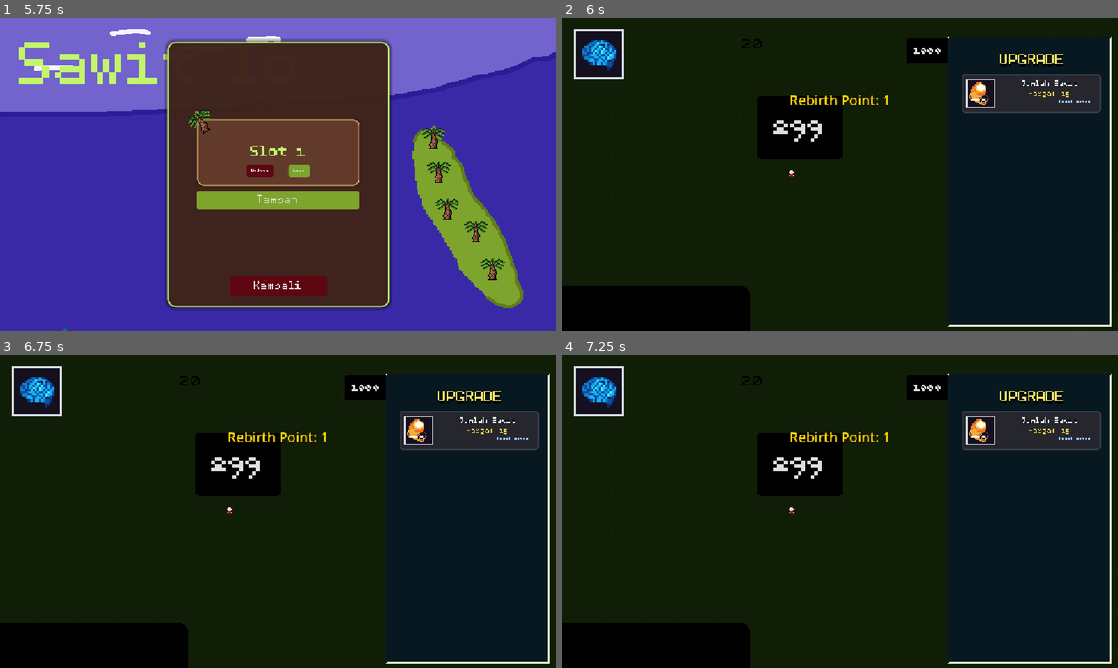
Above: before the commit, frames 1-4 (two rows, left to right).
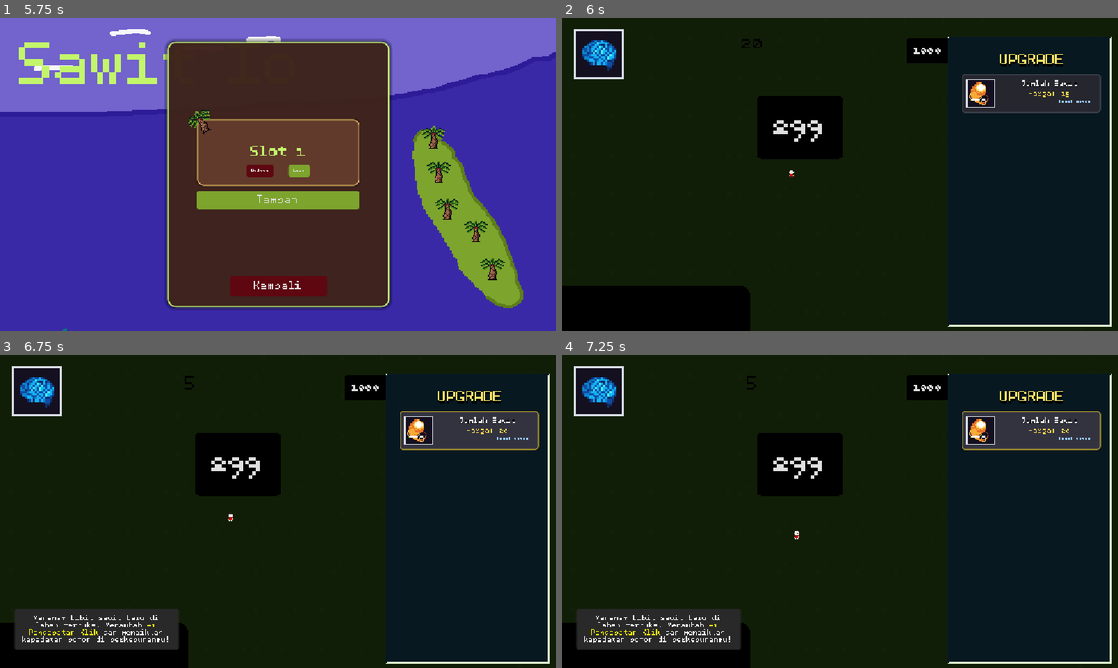
Above: after the commit, the same moments.

Repository: azizul987/Sawit-io
Game: Godot game, scene res://Scene/MainMenui.tscn
Two runs of this game, one before a commit and one after it. Both use one fixed random seed, a clock stepped at 60 frames per second and the inputs below. Sound files missing from this copy of the repository are replaced by a short silence.
Inputs (mouse positions are in pixels of both pictures, inside the frame that each line leads up to):
- Up to frame 1 (5.75 s): click "Mulai" at 0.5 s; tap Enter at 1.25 s; drag from (494, 268) to (450, 208) at 1.27 s; click "Tambah" at 2 s; click "Kembali" at 2.75 s; click "Mulai" at 3.5 s; drag from (478, 230) to (439, 171) at 4.27 s; move the mouse to (478, 230) at 5.02 s; hold Right (ui_right) from 5.03 s (still down); hold Q (zoom_in) from 5.03 s (still down); click (478, 230) at 5.17 s
- Up to frame 2 (6 s): release Right (ui_right) at 5.75 s; release Q (zoom_in) at 5.75 s; click "Load" at 5.75 s
- Up to frame 3 (6.75 s): click (467, 430) at 6.5 s
- Up to frame 4 (7.25 s): no input

Frame 1 is identical in both runs. In frame 2, 0.2% of the frame differs, in the area x 41-59%, y 24-28%; in frame 3, 4.5%; in frame 4, 4.5%, in the area x 2-97%, y 6-95%.

Commit message:
Implementasi 5 mekanik skill permanen rebirth

Diff:
--- a/Logic/Data Templete/Data/Source/Skill.gd
+++ b/Logic/Data Templete/Data/Source/Skill.gd
@@ -6,7 +6,9 @@
 	CLICK_POWER_MULT,
 	AUTO_POINT_PER_SEC,
 	AUTO_POINT_MULT,
-	DISCOUNT_UPGRADE
+	DISCOUNT_UPGRADE,
+	DOUBLE_HARVEST_CHANCE,
+	MAGNET_RADIUS
 }
 
 @export var id: String
--- a/Logic/Data Templete/Data/Source/UpgradeData.gd
+++ b/Logic/Data Templete/Data/Source/UpgradeData.gd
@@ -35,6 +35,10 @@
 func is_unlocked() -> bool:
 	return required_upgrade == null or required_upgrade.current_level >= required_level
 
+func get_discounted_price() -> float:
+	var discounted = price * (1.0 - (Point.upgrade_discount / 100.0))
+	return max(0.0, discounted)
+
 
 func can_upgrade() -> bool:
 	return current_level < max_level
--- a/Logic/Data Templete/Data/ress/Skill_Database_place.tres
+++ b/Logic/Data Templete/Data/ress/Skill_Database_place.tres
@@ -40,7 +40,8 @@
 required_skill_ids = Array[String](["prod_bibit_unggul"])
 cost = Array[int]([20])
 Icon = ExtResource("5_w66aa")
-effect_value = 1.0
+effect_type = 5
+effect_value = 15.0
 metadata/_custom_type_script = "uid://dmslmeqer2n8d"
 
 [sub_resource type="Resource" id="Resource_efi_diskon_tengkulak"]
@@ -64,7 +65,8 @@
 required_skill_ids = Array[String](["efi_diskon_tengkulak"])
 cost = Array[int]([5, 10, 15])
 Icon = ExtResource("7_0wu8a")
-effect_value = 20.0
+effect_type = 6
+effect_value = 250.0
 metadata/_custom_type_script = "uid://dmslmeqer2n8d"
 
 [resource]
--- a/Logic/object_For_skrip/updatebtn.tscn
+++ b/Logic/object_For_skrip/updatebtn.tscn
@@ -56,8 +56,10 @@
 anchor_bottom = 1.0
 grow_horizontal = 2
 grow_vertical = 2
+mouse_filter = 2
 
 [node name="MarginContainer" type="MarginContainer" parent="HBoxContainer" unique_id=151813277]
+mouse_filter = 2
 layout_mode = 2
 theme_override_constants/margin_left = 10
 theme_override_constants/margin_top = 10
@@ -75,12 +77,15 @@
 layout_mode = 2
 theme_override_constants/margin_left = 14
 theme_override_constants/margin_top = 15
+mouse_filter = 2
 
 [node name="VBoxContainer" type="VBoxContainer" parent="HBoxContainer/MarginContainer2" unique_id=1354535279]
+mouse_filter = 2
 layout_mode = 2
 size_flags_horizontal = 3
 
 [node name="Nama" type="Label" parent="HBoxContainer/MarginContainer2/VBoxContainer" unique_id=993452087]
+mouse_filter = 2
 custom_minimum_size = Vector2(170, 16.06)
 layout_mode = 2
 theme_override_colors/font_color = Color(0.9, 0.9, 0.9, 1)
@@ -91,6 +96,7 @@
 horizontal_alignment = 1
 
 [node name="Harga" type="Label" parent="HBoxContainer/MarginContainer2/VBoxContainer" unique_id=2089461872]
+mouse_filter = 2
 custom_minimum_size = Vector2(0, 15.04)
 layout_mode = 2
 theme_override_colors/font_color = Color(1, 0.85, 0.3, 1)
@@ -99,6 +105,7 @@
 horizontal_alignment = 1
 
 [node name="Level" type="Label" parent="HBoxContainer/MarginContainer2/VBoxContainer" unique_id=1322363543]
+mouse_filter = 2
 layout_mode = 2
 theme_override_colors/font_color = Color(0.6, 0.8, 1, 1)
 theme_override_fonts/font = ExtResource("3_1gh37")
--- a/Logic/skrip/Main__Camera.gd
+++ b/Logic/skrip/Main__Camera.gd
@@ -14,10 +14,10 @@
 		Point.main_tree_camera.x,
 		Point.main_tree_camera.y
 	)
-	zoom = Vector2(
-		Point.main_tree_camera.z,
-		Point.main_tree_camera.z
-	)
+	var safe_z: float = Point.main_tree_camera.z
+	if safe_z <= 0.0:
+		safe_z = 1.0
+	zoom = Vector2(safe_z, safe_z)
 	make_current()
 
 
--- a/Logic/skrip/global/point.gd
+++ b/Logic/skrip/global/point.gd
@@ -11,7 +11,9 @@
 var skill_tree_camera: Vector3=Vector3(0,0,1.4)
 var main_tree_camera: Vector3
 var is_skill_tree_open: bool = false
-
+var upgrade_discount: float = 0.0
+var magnet_radius: float = 0.0
+var panen_ganda_chance: float = 0.0
 var TipeWilayahArray:Vector3i#[prov,kab,kec]
 var tipe_wilayah_terbuka: int = 2 # 0: PROVINSI, 1: KABUPATEN, 2: KECAMATAN
 
@@ -48,10 +50,21 @@
 
 # Fungsi raib & sakti untuk menghitung seluruh efek dari Upgrade maupun Skill!
 func recalculate_stats(upgrades_list: Array = [], skills_list: Array = []) -> void:
+	if upgrades_list.is_empty():
+		var up_db = load("res://Logic/Data Templete/Data/ress/updatedatabase.tres")
+		if up_db: upgrades_list = up_db.upgrades
+	if skills_list.is_empty():
+		var sk_db = load("res://Logic/Data Templete/Data/ress/Skill_Database_place.tres")
+		if sk_db: skills_list = sk_db.skills
+
 	var total_click_add: float = base_point_per_click
 	var total_click_mult: float = 1.0
 	var total_auto_add: float = 0.0
 	var total_auto_mult: float = 1.0
+
+	upgrade_discount = 0.0
+	magnet_radius = 0.0
+	panen_ganda_chance = 0.0
 
 	# 1. Hitung efek dari semua Upgrade yang sudah distop/beli
 	for up in upgrades_list:
@@ -78,6 +91,12 @@
 				total_auto_add += val
 			elif sk.effect_type == 3:
 				total_auto_mult += (val / 100.0)
+			elif sk.effect_type == 4:
+				upgrade_discount += val
+			elif sk.effect_type == 5:
+				panen_ganda_chance += val
+			elif sk.effect_type == 6:
+				magnet_radius += val
 
 	# 3. Terapkan hasil perhitungan baru ke statistik permainan!
 	point_per_click = total_click_add * total_click_mult
--- a/Logic/skrip/map.gd
+++ b/Logic/skrip/map.gd
@@ -141,7 +141,7 @@
 		if cam and cam.has_method("shake"):
 			cam.shake(15.0, 0.35) # Getaran kuat saat berhasil buka wilayah baru
 
-func spawn_pohon() -> void:
+func spawn_pohon(silent: bool = false) -> void:
 	var wil = daftar_wilayah.filter(func(w): return w.data and w.data.terbuka_default and w.has_node("Polygon2D"))
 	if wil.is_empty(): return
 	var poly = wil.pick_random().get_node("Polygon2D")
@@ -155,7 +155,7 @@
 	get_parent().add_child(pohon)
 
 	var cam := get_viewport().get_camera_2d()
-	if cam and cam.has_method("shake"):
+	if not silent and cam and cam.has_method("shake"):
 		cam.shake(5.0, 0.15)
 
 func  spawn_buruh():
--- a/Logic/skrip/sawit.gd
+++ b/Logic/skrip/sawit.gd
@@ -13,10 +13,31 @@
 	if event is InputEventMouseButton and event.button_index == MOUSE_BUTTON_LEFT and event.pressed:
 		panen()
 
-func panen() -> void:
-	Point.add_point(Point.point_per_click)
+func panen(is_magnet_harvest: bool = false) -> void:
+	var point_to_add = Point.point_per_click
+	var is_double = false
+
+	if Point.panen_ganda_chance > 0.0:
+		if randf() * 100.0 < Point.panen_ganda_chance:
+			point_to_add *= 2.0
+			is_double = true
+
+	Point.add_point(point_to_add)
 	goyang_pohon()
-	show_plus_effect(Point.point_per_click)
+
+	if is_double:
+		show_double_harvest_effect(point_to_add)
+	else:
+		show_plus_effect(point_to_add)
+
+	if not is_magnet_harvest and Point.magnet_radius > 0.0:
+		var all_sawit = get_tree().get_nodes_in_group("sawit")
+		var radius_sq = Point.magnet_radius * Point.magnet_radius
+		for s in all_sawit:
+			if s != self and is_instance_valid(s):
+				if global_position.distance_squared_to(s.global_position) <= radius_sq:
+					if s.has_method("panen"):
+						s.panen(true)
 
 func goyang_pohon():
 	var tween = create_tween()
@@ -77,3 +98,58 @@
 
 	await tween.finished
 	label.queue_free()
+
+func show_double_harvest_effect(jumlah_poin: float) -> void:
+	var label := Label.new()
+
+	label.text = "DOUBLE! +%.1f" % jumlah_poin
+	label.z_index = 101
+	label.modulate = Color.from_hsv(
+		0.15, # Warna emas/kuning
+		1.0,  # kepekatan warna
+		1.0,  # terang-gelap
+		1.0
+	)
+	label.rotation = deg_to_rad(randf_range(-15.0, 15.0))
+	label.add_theme_font_override("font", FONT_KOSTUM)
+	label.add_theme_font_size_override("font_size", randi_range(40,70)) # Lebih besar
+
+	var z: float = 1.0 / get_viewport().get_camera_2d().zoom.x
+	label.scale = Vector2(z, z)
+
+	get_tree().current_scene.add_child(label)
+
+	label.global_position = global_position + Vector2(randf_range(-15, 15), randf_range(-20, 0)) * z
+	var arah_gerak := Vector2(
+	randf_range(-35.0, 35.0),
+	randf_range(-100.0, -60.0)
+) * z
+
+	var durasi: float = randf_range(0.6, 1.2)
+
+	var tween := create_tween()
+	tween.set_parallel(true)
+
+	tween.tween_property(
+	label,
+	"global_position",
+	label.global_position + arah_gerak,
+	durasi
+)
+
+	tween.tween_property(
+		label,
+		"modulate:a",
+		0.0,
+		durasi
+	)
+
+	tween.tween_property(
+		label,
+		"scale",
+		label.scale * randf_range(1.3, 1.8),
+		durasi
+	)
+
+	await tween.finished
+	label.queue_free()
--- a/Ui/Ui_Main.tscn
+++ b/Ui/Ui_Main.tscn
@@ -4,18 +4,10 @@
 [ext_resource type="FontFile" uid="uid://bgj0m7o0vpyqi" path="res://temp tekture/font/BPdotsSquareBold.otf" id="2_lr6hm"]
 [ext_resource type="Texture2D" uid="uid://cj5pek6qteonq" path="res://temp tekture/skill_icons_by_quintino_pixels/24x24/skill_icons46.png" id="3_k7e2i"]
 [ext_resource type="Texture2D" uid="uid://ka5qstdt47mc" path="res://temp tekture/skill_icons_by_quintino_pixels/24x24/skill_icons47.png" id="4_6dpwe"]
-[ext_resource type="Texture2D" uid="uid://c0xhqcmcbti51" path="res://temp tekture/skill_icons_by_quintino_pixels/24x24/skill_icons1.png" id="6_qoxqm"]
 [ext_resource type="Script" uid="uid://cnueueyqy02aq" path="res://Ui/update_menu.gd" id="6_wbkow"]
 [ext_resource type="PackedScene" uid="uid://yafkb03mfrdh" path="res://Logic/object_For_skrip/updatebtn.tscn" id="7_raqhj"]
 [ext_resource type="Resource" uid="uid://dg02w7l0srhat" path="res://Logic/Data Templete/Data/ress/updatedatabase.tres" id="7_wbkow"]
 [ext_resource type="Texture2D" uid="uid://cxfbrmrvjdrf1" path="res://temp tekture/dark frame 03.png" id="10_4a1h5"]
-
-[sub_resource type="StyleBoxFlat" id="StyleBoxFlat_fo7bx"]
-bg_color = Color(0.1847857, 0.1847857, 0.18478557, 1)
-corner_radius_top_left = 5
-corner_radius_top_right = 5
-corner_radius_bottom_right = 5
-corner_radius_bottom_left = 5
 
 [sub_resource type="StyleBoxFlat" id="StyleBoxFlat_4a1h5"]
 bg_color = Color(0.16078432, 0.16078432, 0.16078432, 1)
@@ -135,44 +127,6 @@
 [node name="VBoxContainer" type="VBoxContainer" parent="UpdateMenu/ScrollContainer" unique_id=2138028305]
 layout_mode = 2
 
-[node name="Updatebtn" parent="UpdateMenu/ScrollContainer/VBoxContainer" unique_id=1619997399 instance=ExtResource("7_raqhj")]
-layout_mode = 2
-theme_override_styles/normal = SubResource("StyleBoxFlat_fo7bx")
-
-[node name="HBoxContainer" type="HBoxContainer" parent="UpdateMenu" unique_id=941773606]
-visible = false
-layout_mode = 0
-offset_left = 1.0
-offset_top = 18.0
-offset_right = 406.0
-offset_bottom = 78.0
-theme_override_constants/separation = 20
-alignment = 1
-
-[node name="TextureButton" type="TextureButton" parent="UpdateMenu/HBoxContainer" unique_id=480799398]
-custom_minimum_size = Vector2(40, 40)
-layout_mode = 2
-texture_normal = ExtResource("6_qoxqm")
-stretch_mode = 0
-
-[node name="TextureButton2" type="TextureButton" parent="UpdateMenu/HBoxContainer" unique_id=1605117621]
-custom_minimum_size = Vector2(40, 40)
-layout_mode = 2
-texture_normal = ExtResource("6_qoxqm")
-stretch_mode = 0
-
-[node name="TextureButton3" type="TextureButton" parent="UpdateMenu/HBoxContainer" unique_id=475751486]
-custom_minimum_size = Vector2(40, 40)
-layout_mode = 2
-texture_normal = ExtResource("6_qoxqm")
-stretch_mode = 0
-
-[node name="TextureButton4" type="TextureButton" parent="UpdateMenu/HBoxContainer" unique_id=399836918]
-custom_minimum_size = Vector2(40, 40)
-layout_mode = 2
-texture_normal = ExtResource("6_qoxqm")
-stretch_mode = 0
-
 [node name="Merek" type="Label" parent="UpdateMenu" unique_id=381793057]
 layout_mode = 1
 anchors_preset = 8
--- a/Ui/skill_tree_ui.gd
+++ b/Ui/skill_tree_ui.gd
@@ -2,8 +2,14 @@
 
 
 func _ready() -> void:
-	visibility_changed.connect(func(): Point.is_skill_tree_open = visible)
+	visibility_changed.connect(func():
+		Point.is_skill_tree_open = visible
+		if has_node("CanvasLayer"):
+			$CanvasLayer.visible = visible
+	)
 	Point.is_skill_tree_open = visible
+	if has_node("CanvasLayer"):
+		$CanvasLayer.visible = visible
 
 
 func _on_exit_pressed() -> void:
--- a/Ui/skill_tree_ui.tscn
+++ b/Ui/skill_tree_ui.tscn
@@ -69,6 +69,7 @@
 offset_top = 131.49985
 offset_bottom = 190.49985
 grow_horizontal = 2
+mouse_filter = 2
 theme_override_constants/margin_top = 20
 
 [node name="RebirthPointLabel" type="Label" parent="CanvasLayer/MarginContainer" unique_id=1149707638]
--- a/Ui/update_menu.gd
+++ b/Ui/update_menu.gd
@@ -23,7 +23,7 @@
 	if upgrade_database and map:
 		for u in upgrade_database.upgrades:
 			if u and (u.upgrade_name == "Jumlah Sawit" or u.upgrade_name == "Pohon Sawit"):
-				for i in range(u.current_level): map.spawn_pohon()
+				for i in range(u.current_level): map.spawn_pohon(true)
 
 
 func generate_upgrade_buttons() -> void:
@@ -72,11 +72,12 @@
 	if upgrade_data.is_max_level():
 		return
 
-	if Point.point < upgrade_data.price:
-		#print("Poin Sawit tidak cukup! Butuh: ", upgrade_data.price, " | Poin sekarang: ", Point.point)
+	var current_price = upgrade_data.get_discounted_price()
+	if Point.point < current_price:
+		#print("Poin Sawit tidak cukup! Butuh: ", current_price, " | Poin sekarang: ", Point.point)
 		return
 
-	Point.remove_point(upgrade_data.price)
+	Point.remove_point(current_price)
 
 	var upgrade_success: bool = upgrade_data.upgrade()
 
--- a/Ui/updatebtn.gd
+++ b/Ui/updatebtn.gd
@@ -39,7 +39,7 @@
 		price_label.text = "MAX LEVEL"
 		disabled = true
 	else:
-		price_label.text = "Harga: %.0f" % data.price
+		price_label.text = "Harga: %.0f" % data.get_discounted_price()
 		disabled = false
 
 
